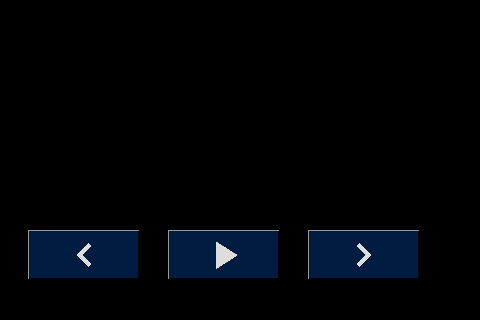
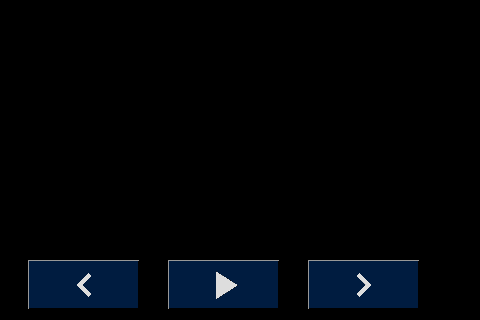
Revision of a layered (480, 320) image; what changed, layer by layer:
painted on "Baggrund" over [28, 230, 419, 309]
